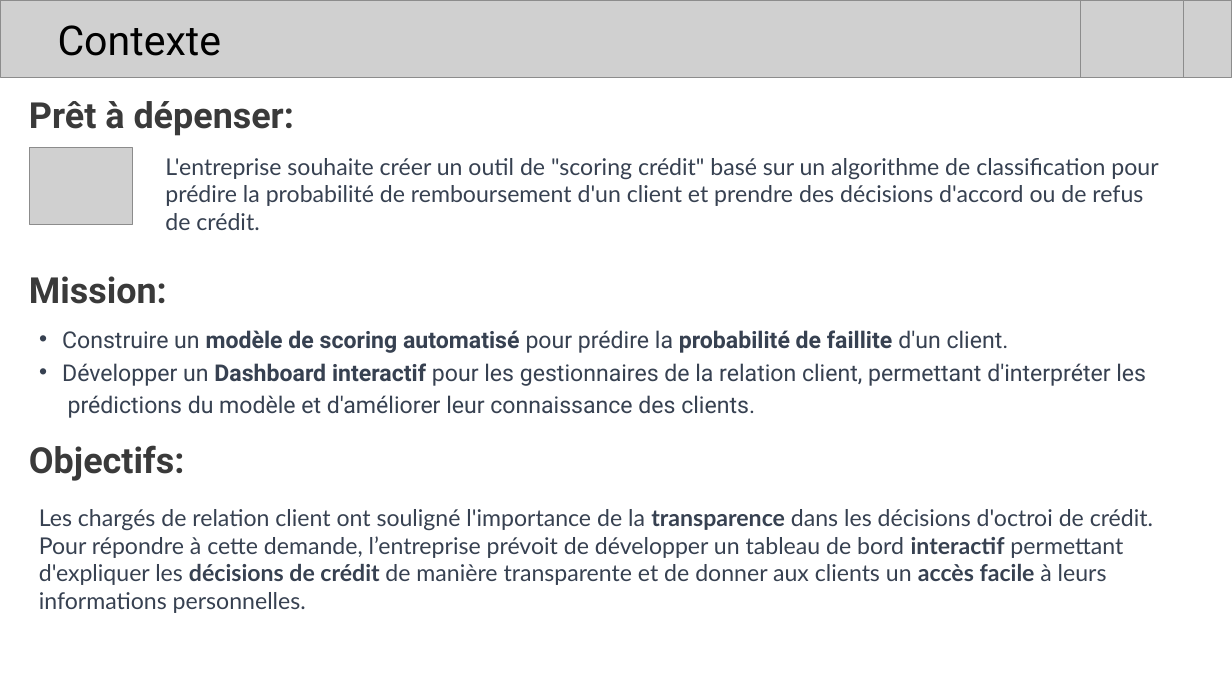
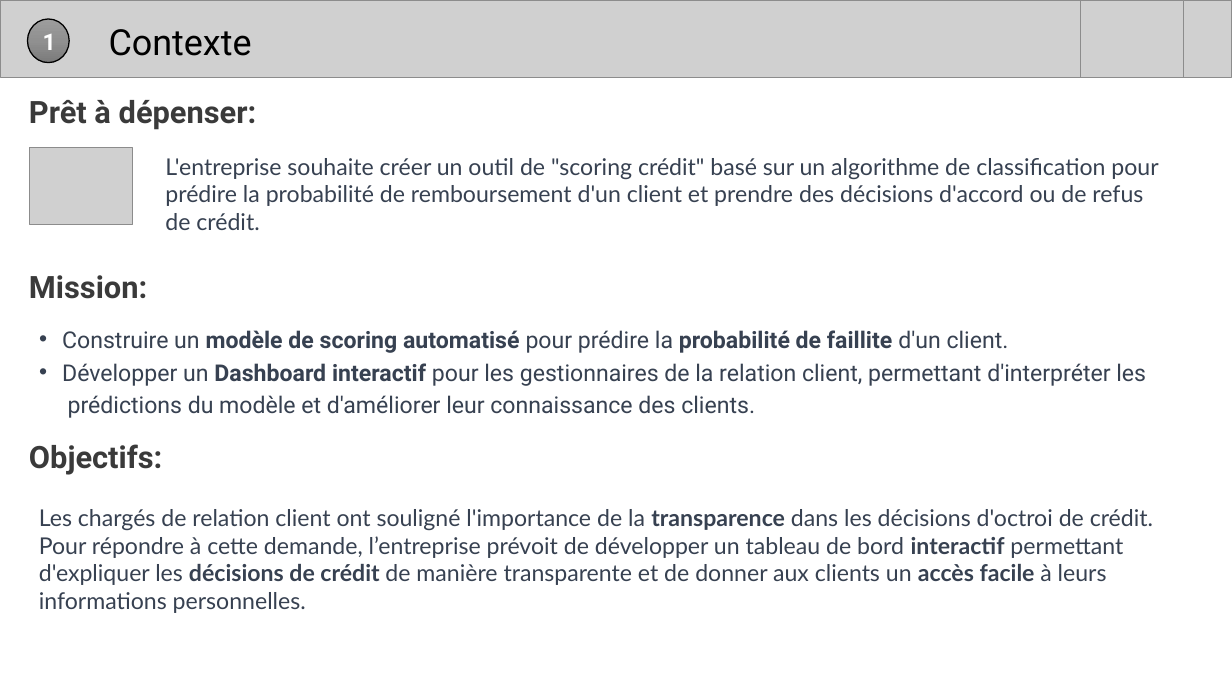
Before and after one commit to YannickQuerin/credit_score_app_API, a slide deck: slide 4 of P7_Modelisation_risque_defaut_credit/Présentation_Modelisation_risque_defaut_credit.pptx. Drawn at 1232x693 pixels with LibreOffice and Linux fonts; fonts in the diff are those of the drawing; grey boxes stand for pictures. Boxes give left, top, right and bottom in pixels: in the first picture for what was removed or moved away, otherwise in the second. Text is boxed around its words. In the diff, an @@ line names an element or a change of style, - is before the commit and + after.

```diff
--- a/P7_Modelisation_risque_defaut_credit/Présentation_Modelisation_risque_defaut_credit.pptx
+++ b/P7_Modelisation_risque_defaut_credit/Présentation_Modelisation_risque_defaut_credit.pptx
@@ ellipse added at [28,19,69,63], fill gradient #9D9D9D to #909090 to #7C7C7C, outline #000000 1 pt, 18 pt, text #FFFFFF, bold @@
+1
@@ title "Contexte" at [109,29,252,56]: size 32 to 28 pt @@
@@ size 28 to 24 pt in 3 elements at [29,100,257,130], [29,444,162,475], [29,275,147,299] @@
```
Also in this commit, not shown: 23 other slides changed, 3 slides added, 1 slide removed.
